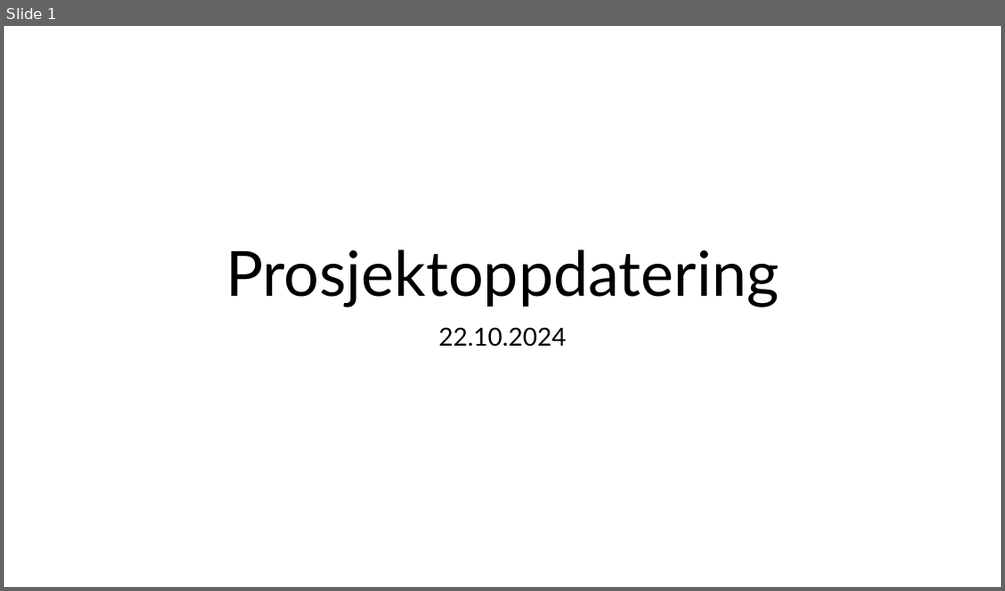
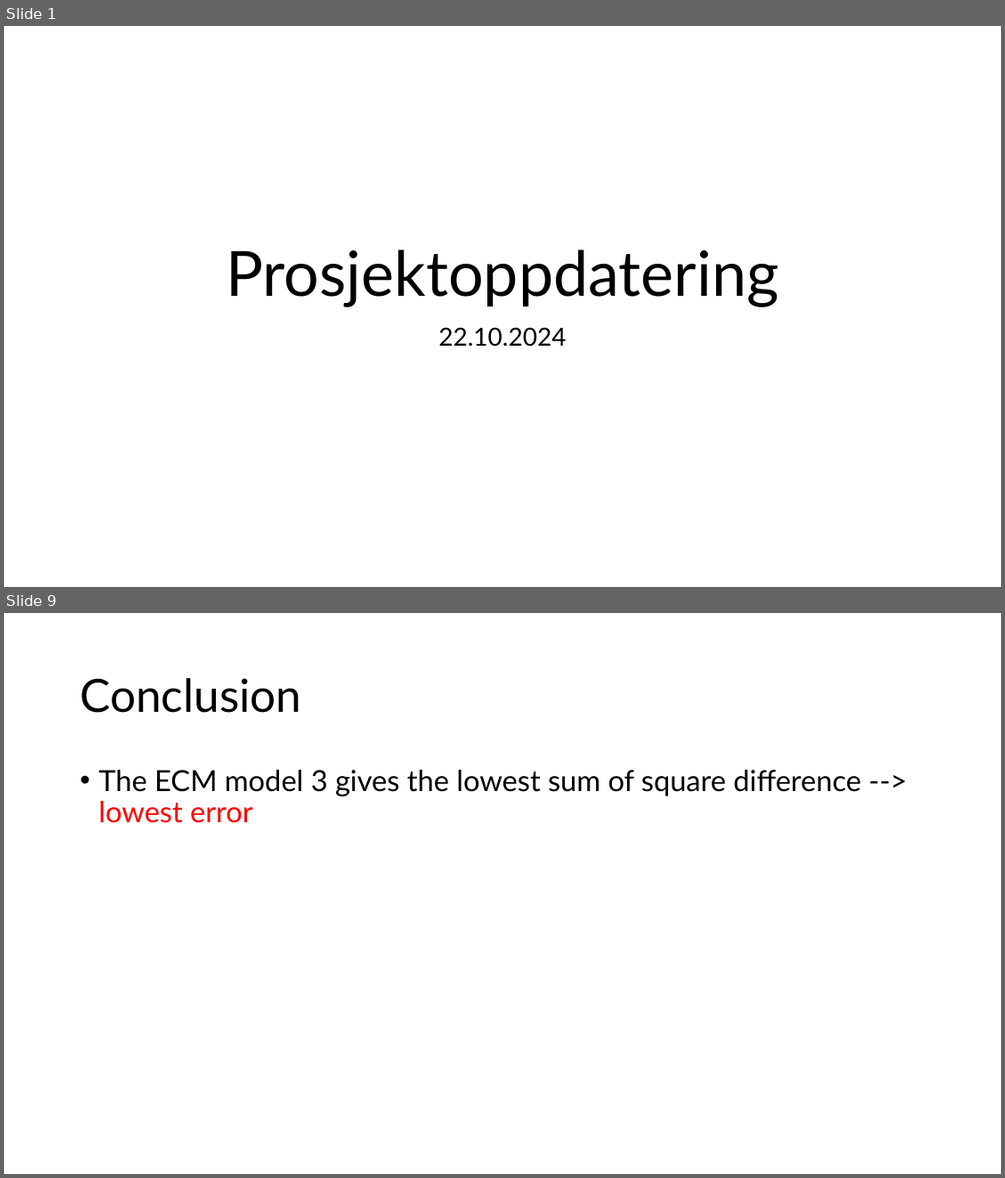
Before and after one commit to samaard2001/EIS-code, a slide deck: veilederpresentasjoner/22.10.2024.pptx. Shown one above the other, each under a label of ours: slide 1 before the commit, slides 1 and 9 after it; the slides between them are not shown. The pictures are 1005x591 and 1005x1178 pixels, drawn with LibreOffice and Linux fonts; fonts in the diff are those of the drawing. Boxes give left, top, right and bottom in pixels: in the first picture for what was removed or moved away, otherwise in the second. Text is boxed around its words. In the diff, an @@ line names an element or a change of style, - is before the commit and + after.

```diff
--- a/veilederpresentasjoner/22.10.2024.pptx
+++ b/veilederpresentasjoner/22.10.2024.pptx
@@ slide 9 added at (4,613,1001,1174), background #FFFFFF @@
@@ title added at (80,678,301,713), 44 pt, text #000000 @@
+Conclusion
@@ text added at (98,770,861,823), 28 pt, text #000000 @@
+• The ECM model 3 gives the lowest sum of square difference --> lowest error
```
Also in this commit, not shown: 7 slides changed, 1 other slide added, 7 other files.
